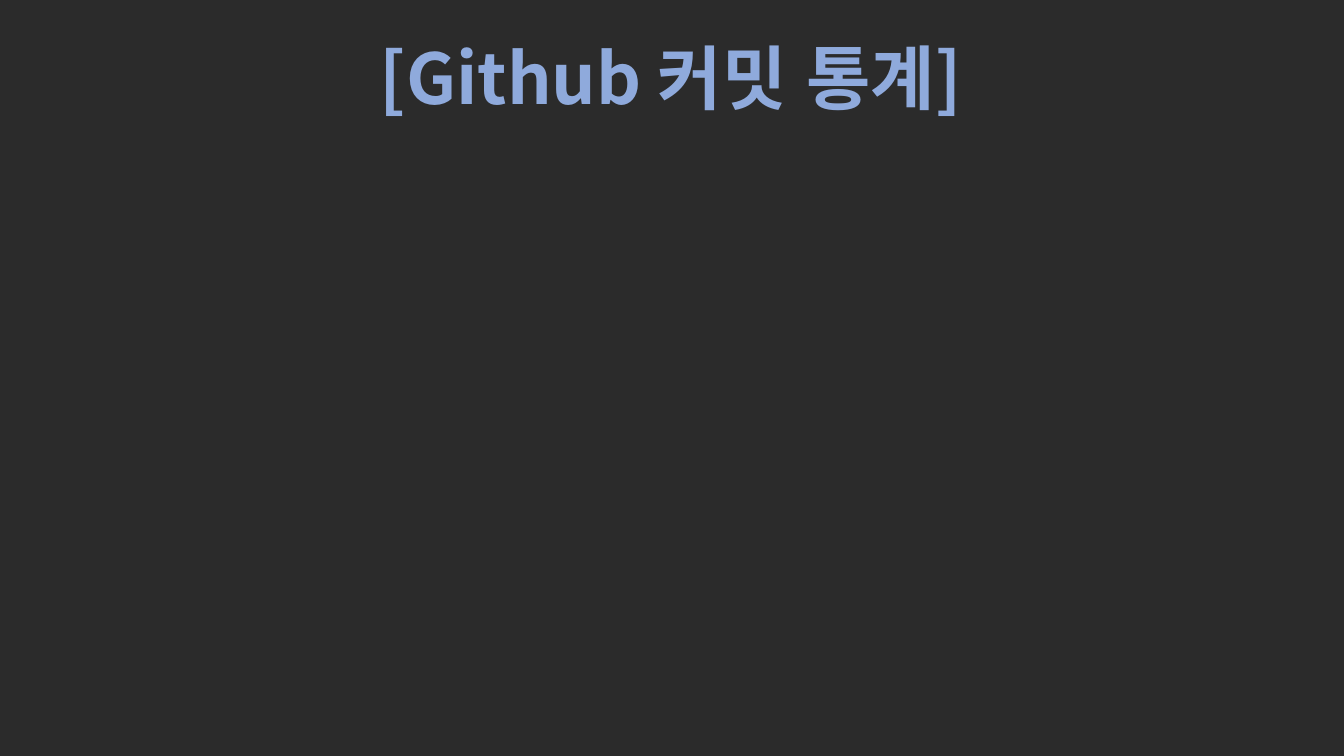
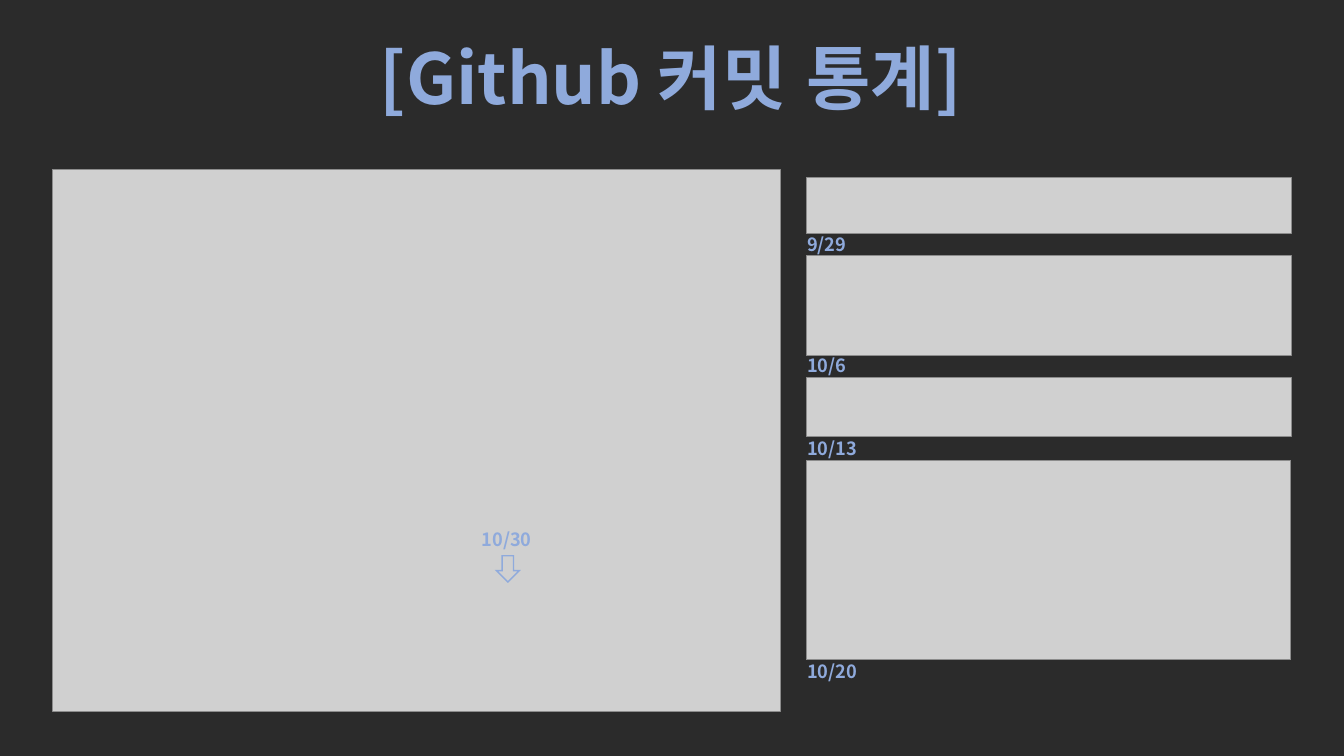
Before and after one commit to sun-yoon-e/2DGP_Term_Project, a slide deck: slide 5 of ppt/2DGP 2차 발표.pptx. Drawn at 1344x756 pixels with LibreOffice and Linux fonts; fonts in the diff are those of the drawing; grey boxes stand for pictures; background and template pictures are left out; a plain dark background stands for a picture behind light text. Boxes give left, top, right and bottom in pixels: in the first picture for what was removed or moved away, otherwise in the second. Text is boxed around its words. In the diff, an @@ line names an element or a change of style, - is before the commit and + after.

Commit message:
ppt

```diff
--- a/ppt/2DGP 2차 발표.pptx
+++ b/ppt/2DGP 2차 발표.pptx
@@ picture added at bbox=[52, 169, 780, 711] @@
@@ picture added at bbox=[807, 177, 1292, 234] @@
@@ text added at bbox=[807, 232, 846, 256], 13 pt, text #8FAADC, bold @@
+9/29
@@ picture added at bbox=[807, 256, 1292, 356] @@
@@ text added at bbox=[807, 354, 846, 378], 13 pt, text #8FAADC, bold @@
+10/6
@@ picture added at bbox=[807, 378, 1292, 437] @@
@@ text added at bbox=[807, 436, 857, 459], 13 pt, text #8FAADC, bold @@
+10/13
@@ picture added at bbox=[807, 460, 1292, 659] @@
@@ text added at bbox=[482, 531, 532, 549], 13 pt, text #8FAADC, bold @@
+10/30
@@ down arrow added at bbox=[497, 556, 520, 582], outline #8FAADC 1 pt @@
@@ text added at bbox=[807, 663, 857, 682], 13 pt, text #8FAADC, bold @@
+10/20
```
Also in this commit, not shown: 2 other slides changed.
